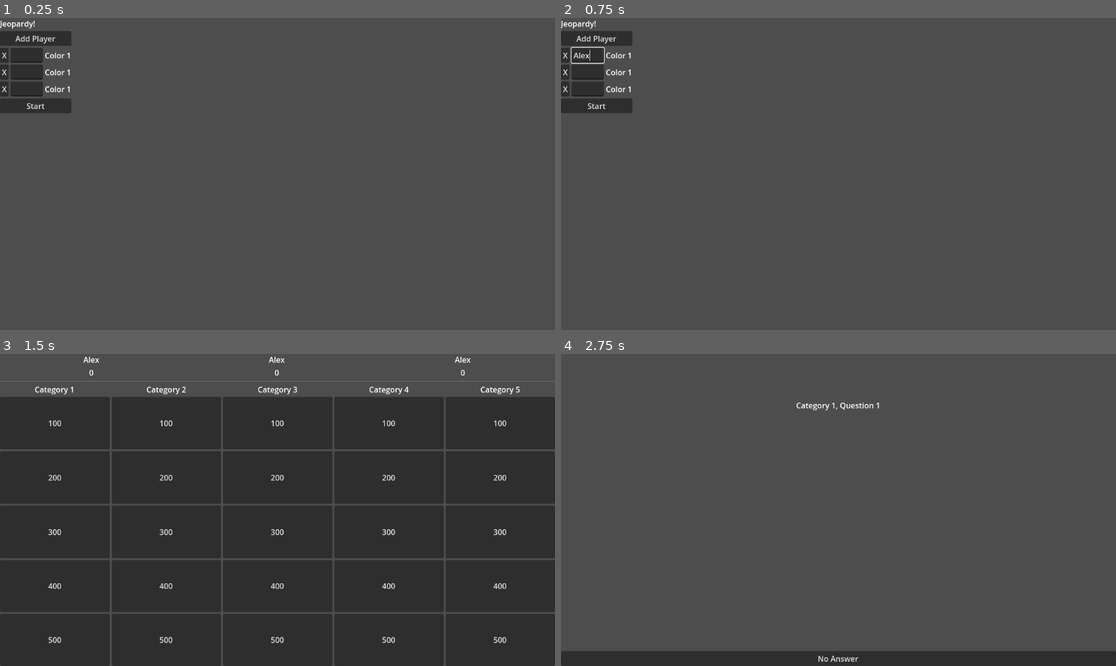
Above: before the commit, frames 1-4 (two rows, left to right).
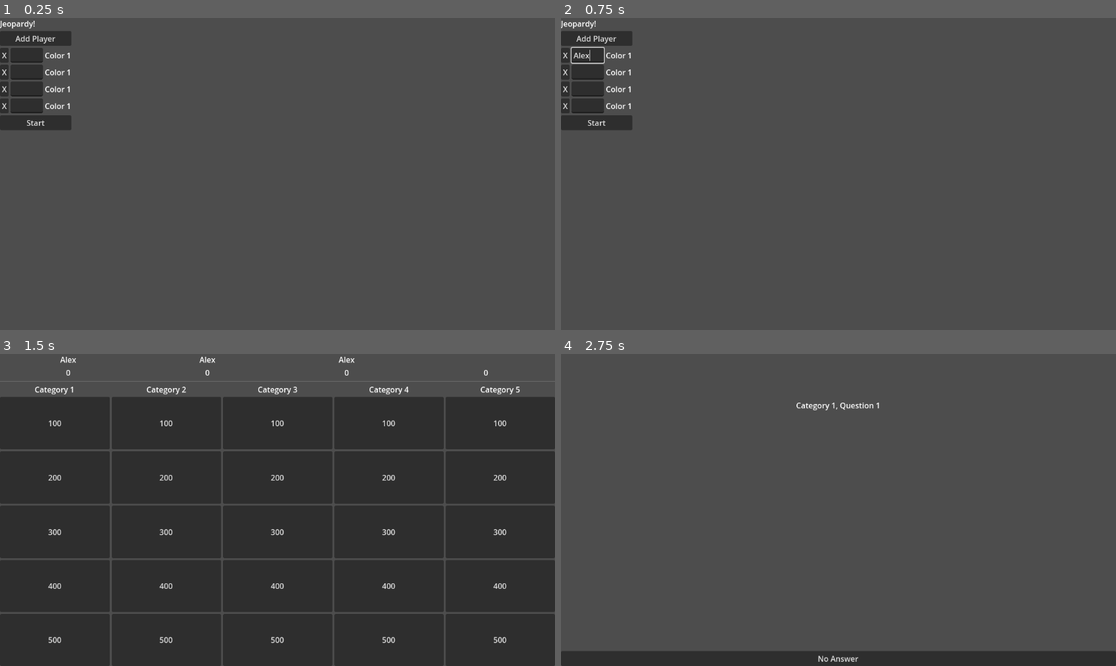
Above: after the commit, the same moments.

Repository: Team815/Jeopardy
Game: Godot game, scene res://setup.tscn
The game is run twice, just before and just after one commit, with the same random seed, the same clock (stepped at 60 frames per second) and the same inputs.
Inputs (mouse positions are in pixels of both pictures, inside the frame that each line leads up to):
- Up to frame 1 (0.25 s): no input
- Up to frame 2 (0.75 s): click (588, 55) at 0.52 s; type "Alex" at 0.6 s
- Up to frame 3 (1.5 s): click (27, 407) at 0.75 s; type "Alex" at 0.83 s; click (27, 425) at 0.98 s; type "Alex" at 1.07 s; click "Start" at 1.25 s
- Up to frame 4 (2.75 s): click "100" at 2 s

The runs differ from the first frame. In frame 1, 0.9% of the frame differs, in the area x 0-13%, y 25-36%; in frame 2, 0.9%; in frame 3, 0.3%; in frame 4, nothing differs.

Commit message:
Default to 4 players

Diff:
--- a/globals.gd
+++ b/globals.gd
@@ -5,5 +5,6 @@
 var players: Array = [
 	Player.create("Alice", Color.WHITE),
 	Player.create("Bob", Color.AQUA),
-	Player.create("Charlie", Color.GREEN)
+	Player.create("Charlie", Color.GREEN),
+	Player.create("David", Color.HOT_PINK)
 ]
--- a/setup.tscn
+++ b/setup.tscn
@@ -30,6 +30,9 @@
 [node name="NewPlayer3" parent="Players" instance=ExtResource("1_okeip")]
 layout_mode = 2
 
+[node name="NewPlayer4" parent="Players" instance=ExtResource("1_okeip")]
+layout_mode = 2
+
 [node name="Start" type="Button" parent="."]
 layout_mode = 2
 focus_mode = 1
